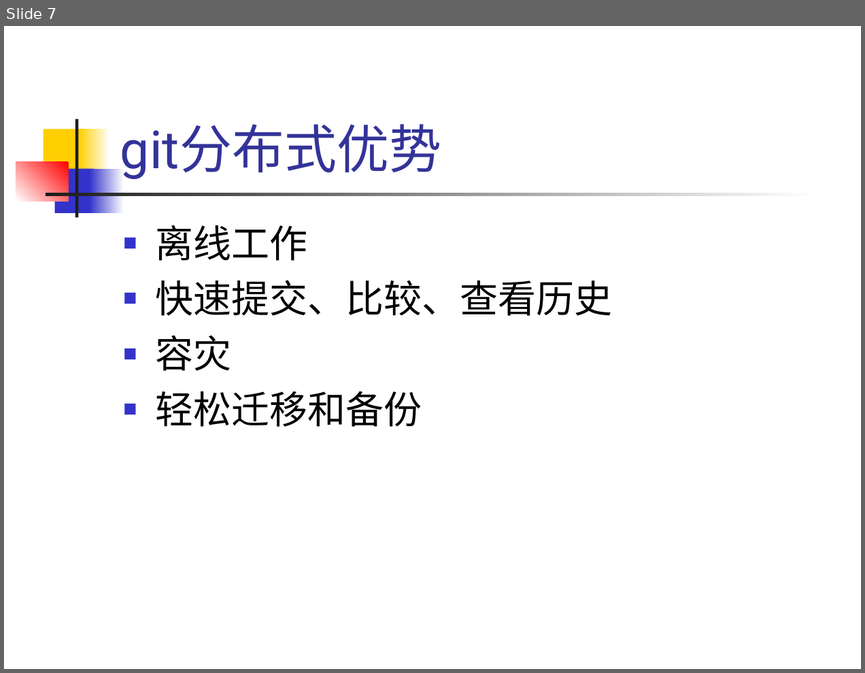
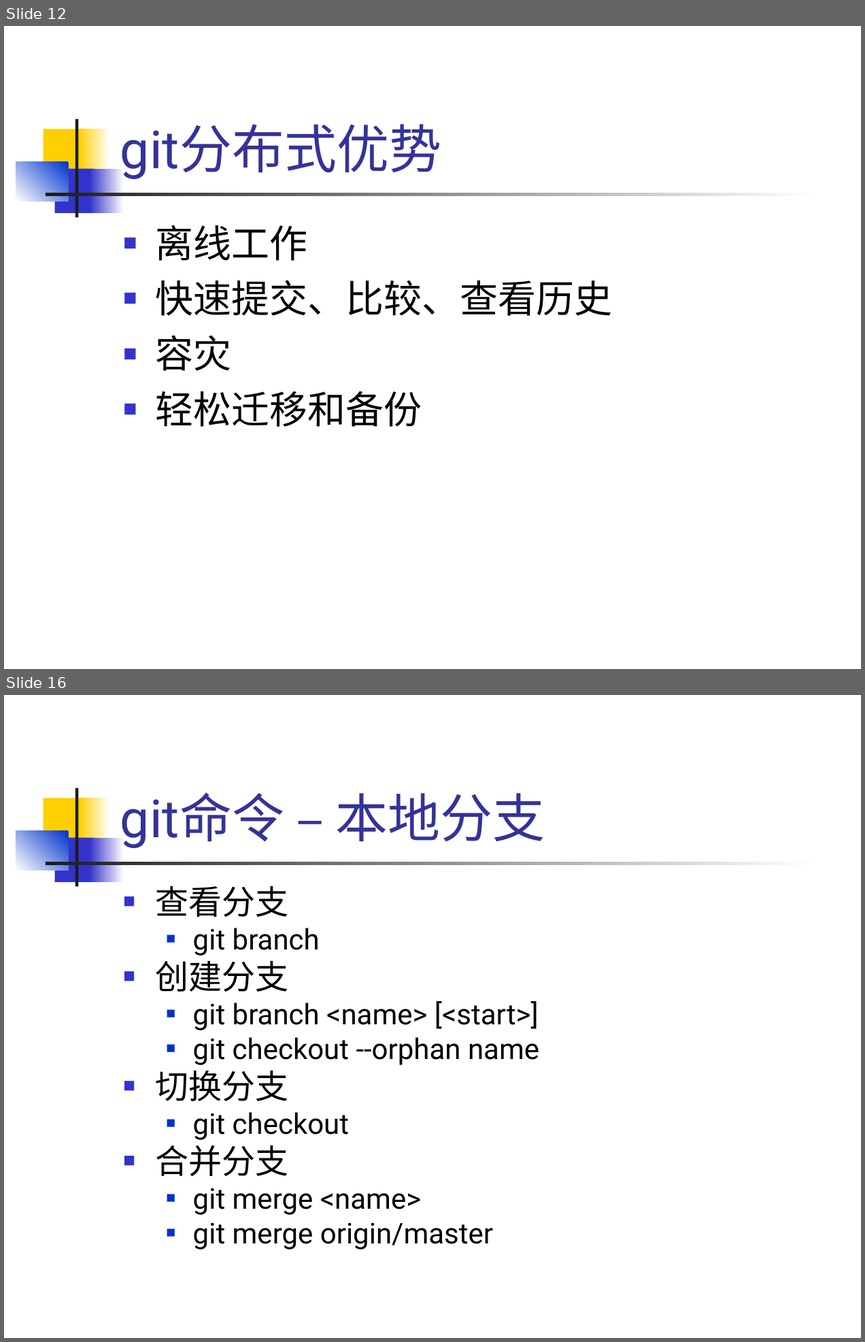
Before and after one commit to hanyong/git-inner-and-use, a slide deck: git-inner-and-use.ppt. Shown one above the other, each under a label of ours: slide 7 before the commit, slides 12 and 16 after it; the slides between them are not shown. The pictures are 865x673 and 865x1342 pixels, drawn with LibreOffice and Linux fonts; fonts in the diff are those of the drawing. Boxes give left, top, right and bottom in pixels: in the first picture for what was removed or moved away, otherwise in the second. Text is boxed around its words. In the diff, an @@ line names an element or a change of style, - is before the commit and + after.

```diff
--- a/git-inner-and-use.ppt
+++ b/git-inner-and-use.ppt
@@ slide 16 added at (x1=4, y1=695, x2=861, y2=1338), background #FFFFFF; not listed: 7 template elements that a slide beside it also shows @@
@@ title added at (x1=120, y1=792, x2=545, y2=848), 44 pt, text #333399 @@
+git命令 – 本地分支
@@ text added at (x1=156, y1=885, x2=539, y2=1249), 24 pt, text #000000 @@
+■ 查看分支
+  ■ git branch
+■ 创建分支
+  ■ git branch <name> [<start>]
+  ■ git checkout --orphan name
+■ 切换分支
+  ■ git checkout
+■ 合并分支
+  ■ git merge <name>
+  ■ git merge origin/master
@@ what was slide 7 is now slide 12 @@
@@ slide 12 changed as well @@
@@ rectangle at (x1=16, y1=161, x2=68, y2=201): fill gradient #FF0000 to #FFFFFF to gradient #0033CC to #FFFFFF @@
```
Also in this commit, not shown: 4 other slides changed, 18 other slides added, 3 slides removed.
